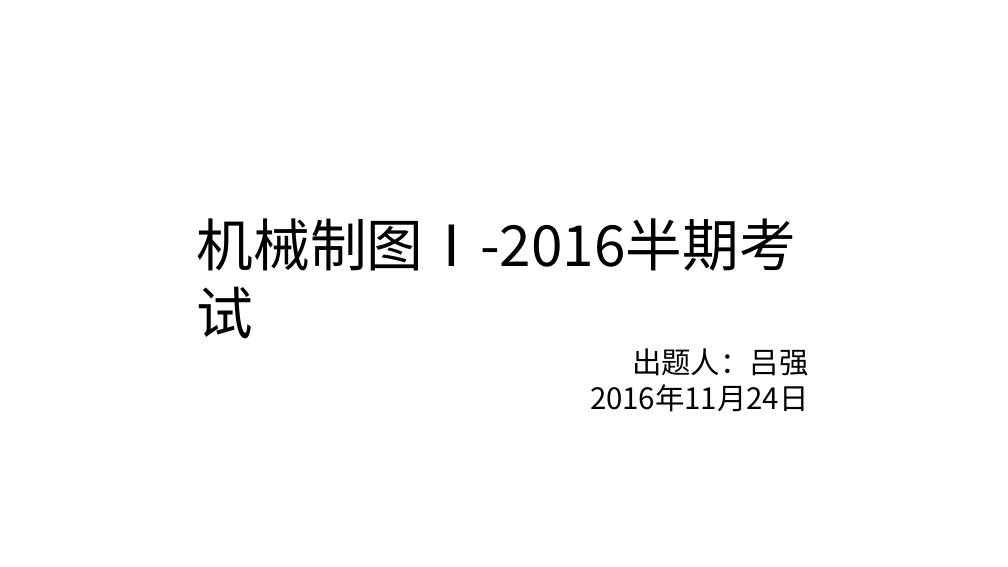
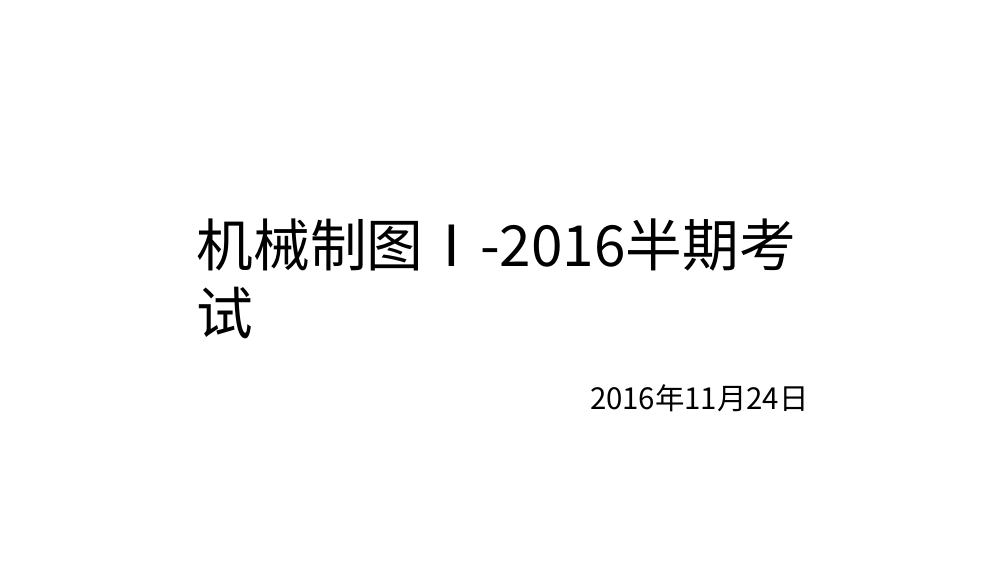
Before and after one commit to Xovee/uestc-course, a slide deck: slide 1 of 课程目录/机械制图/历年试题/2016年秋-期中考试-有答案.ppt. Drawn at 1008x567 pixels with LibreOffice and Linux fonts; fonts in the diff are those of the drawing; background and template pictures are left out. Boxes give left, top, right and bottom in pixels: in the first picture for what was removed or moved away, otherwise in the second. Text is boxed around its words. In the diff, an @@ line names an element or a change of style, - is before the commit and + after.

```diff
--- a/课程目录/机械制图/历年试题/2016年秋-期中考试-有答案.ppt
+++ b/课程目录/机械制图/历年试题/2016年秋-期中考试-有答案.ppt
@@ text at (x1=632, y1=348, x2=808, y2=376): paragraph removed @@
-出题人：吕强
```
Also in this commit, not shown: 23 other files.
